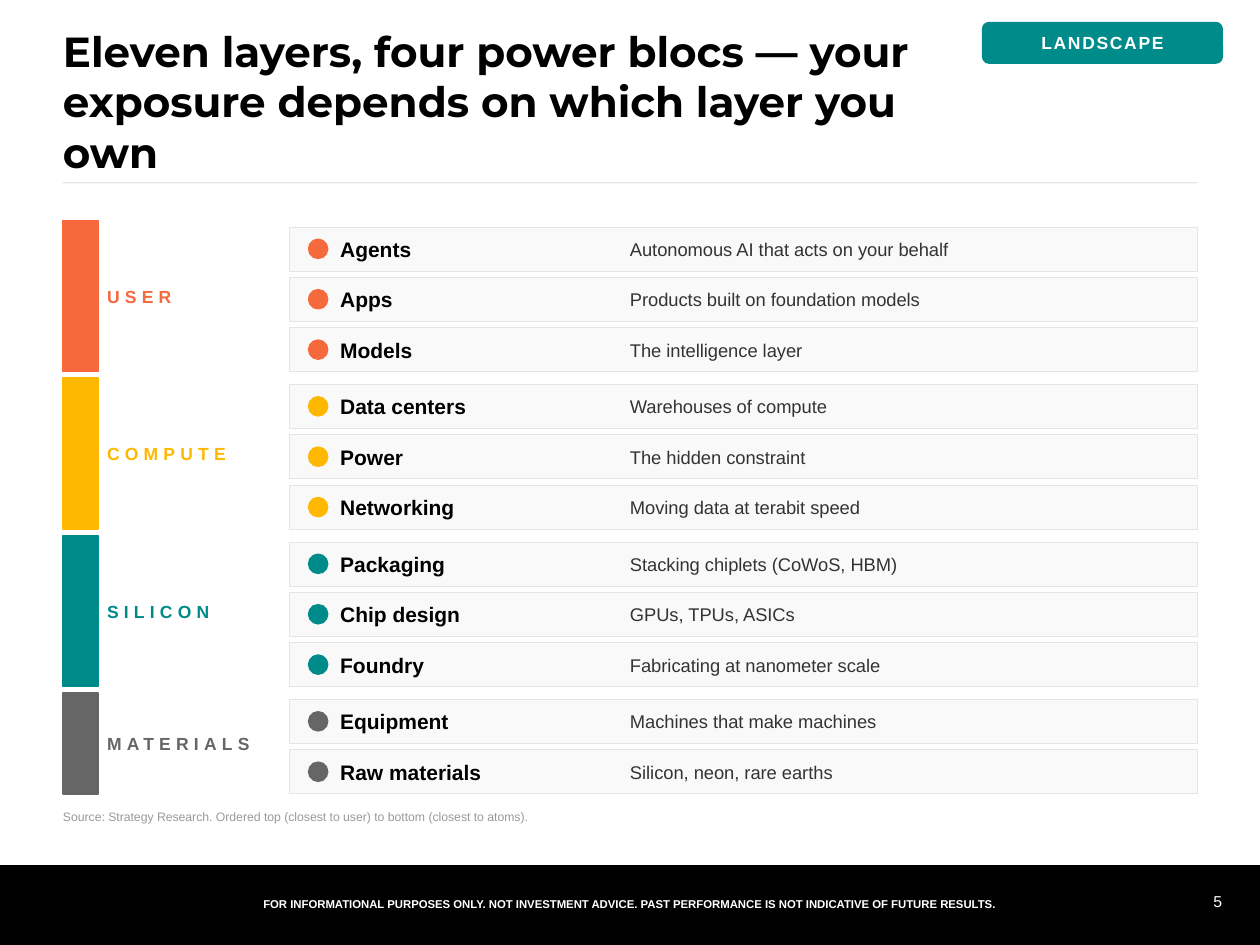
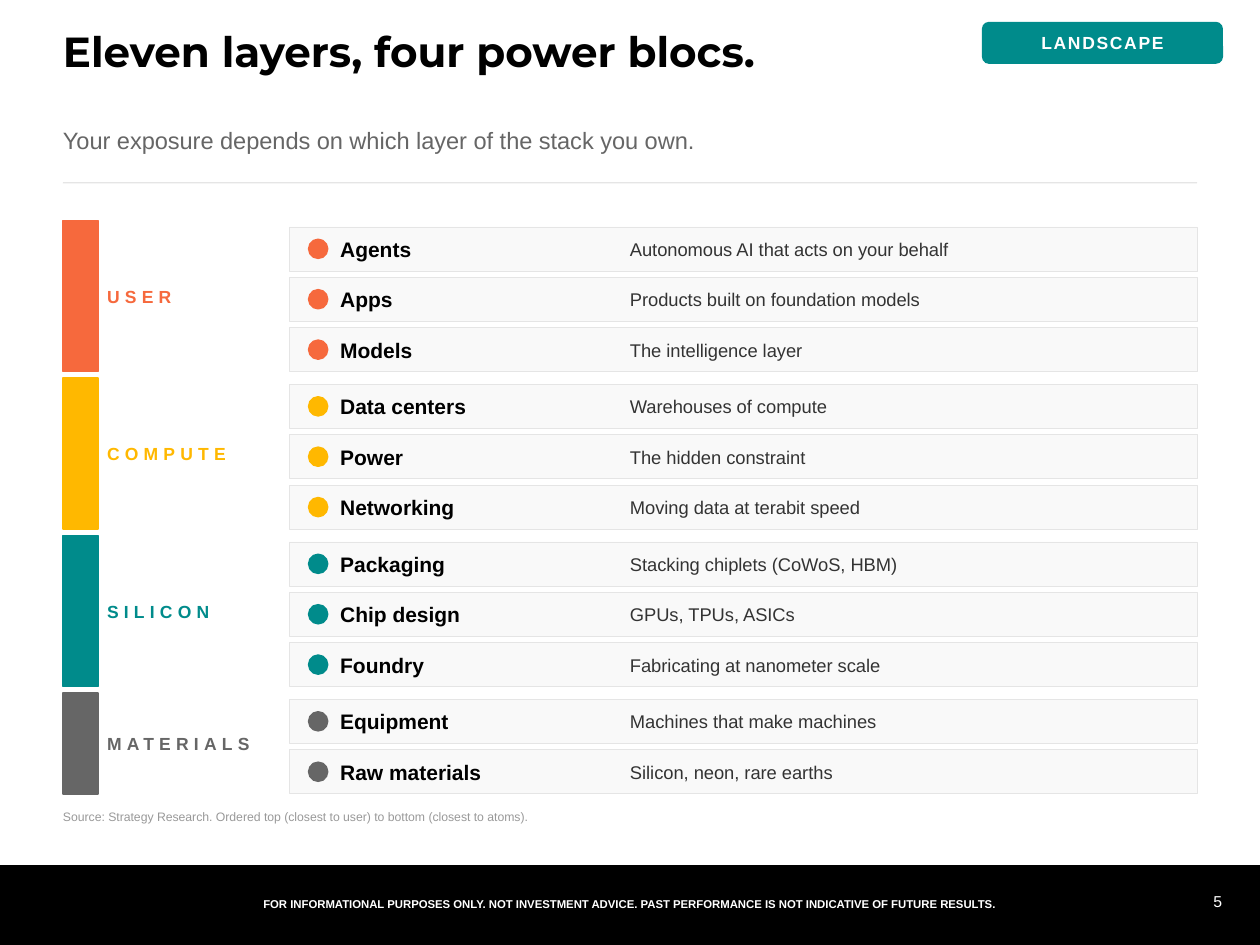
Before and after one commit to samuelcmcclellan-cell/ai-markets-deck, a slide deck: slide 5 of ai-markets-deck.pptx. Drawn at 1260x945 pixels with LibreOffice and Linux fonts; fonts in the diff are those of the drawing. Boxes give left, top, right and bottom in pixels: in the first picture for what was removed or moved away, otherwise in the second. Text is boxed around its words. In the diff, an @@ line names an element or a change of style, - is before the commit and + after.

```diff
--- a/ai-markets-deck.pptx
+++ b/ai-markets-deck.pptx
@@ text at [63, 35, 755, 76]: text changed @@
-Eleven layers, four power blocs — your exposure depends on which layer you own
+Eleven layers, four power blocs.
@@ text added at [63, 132, 695, 154], 13.5 pt, text #666666 @@
+Your exposure depends on which layer of the stack you own.
```
Also in this commit, not shown: 6 other slides changed, 8 other files.
